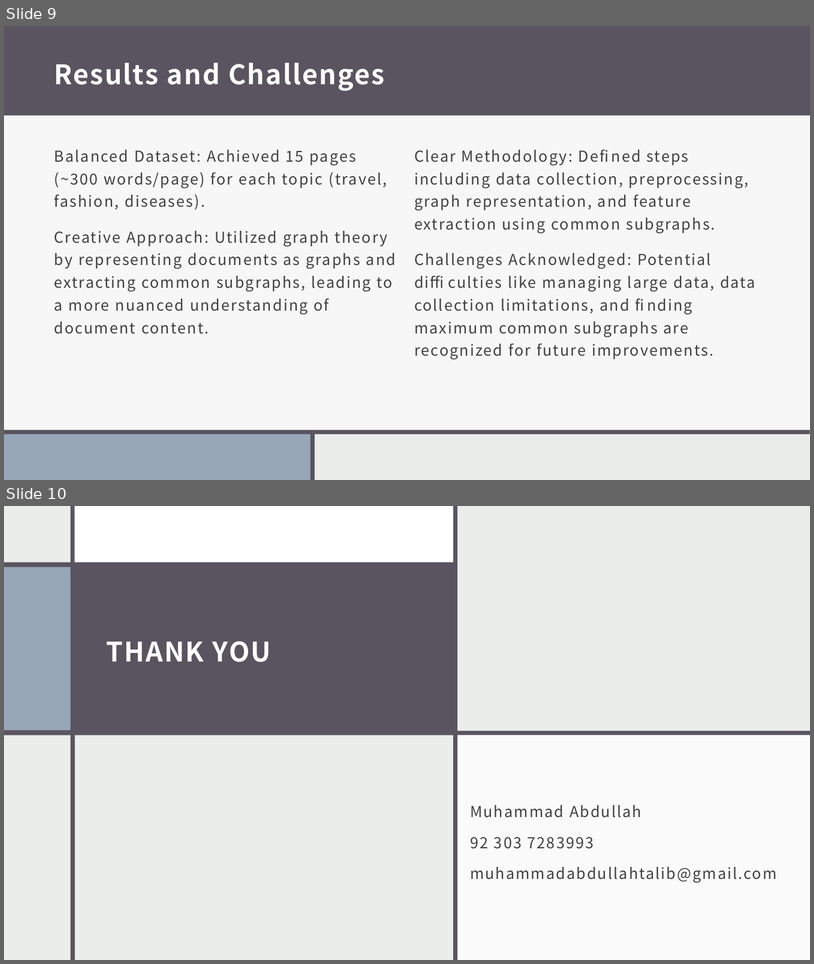
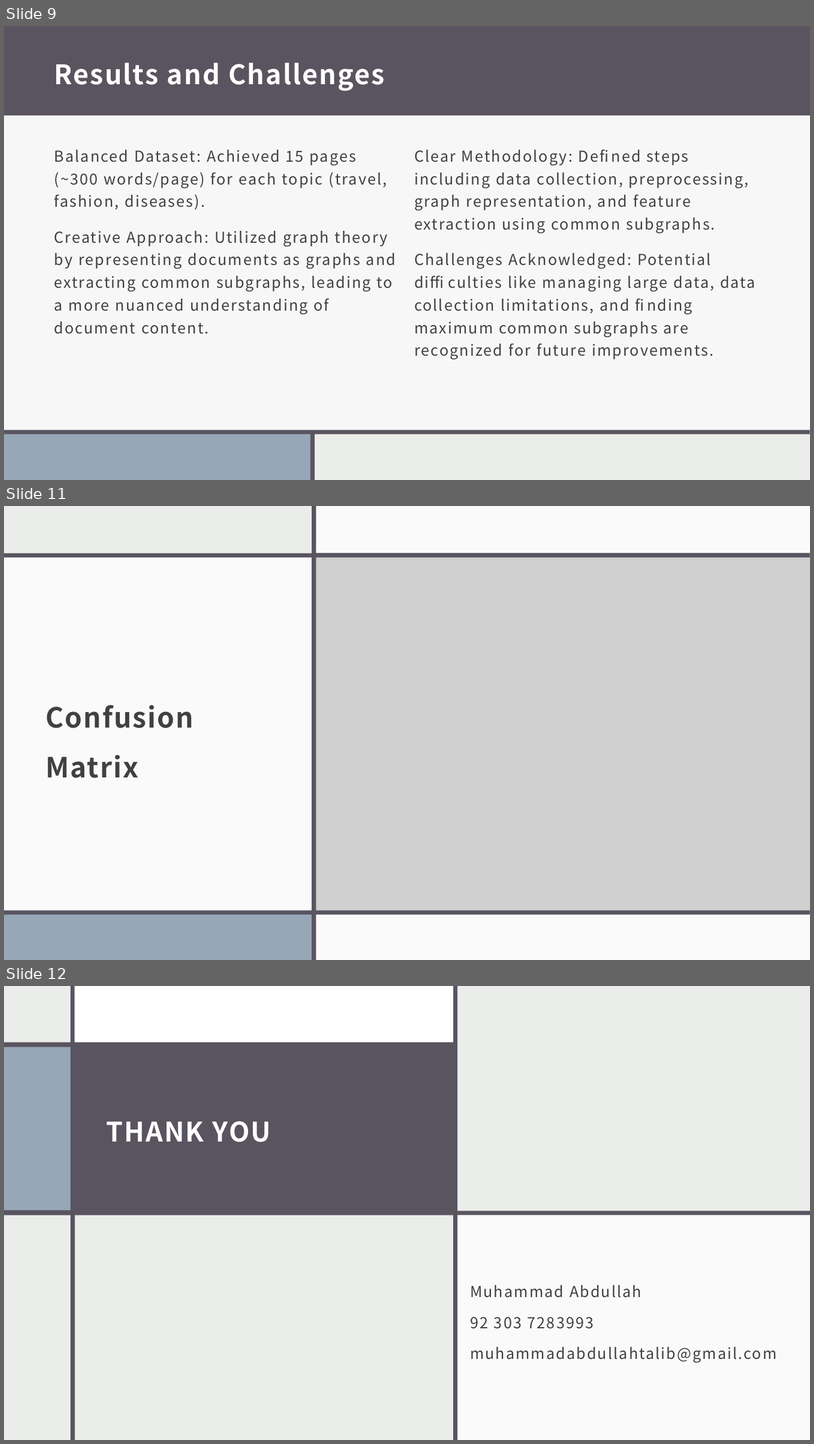
Before and after one commit to muhammadabdullah660/Graph-Based-Classification, a slide deck: Documentation/Slides.pptx. Shown one above the other, each under a label of ours: slides 9 and 10 before the commit, slides 9, 11 and 12 after it; the slides between them are not shown. The pictures are 814x964 and 814x1444 pixels, drawn with LibreOffice and Linux fonts; fonts in the diff are those of the drawing; grey boxes stand for pictures. Boxes give left, top, right and bottom in pixels: in the first picture for what was removed or moved away, otherwise in the second. Text is boxed around its words. In the diff, an @@ line names an element or a change of style, - is before the commit and + after.

```diff
--- a/Documentation/Slides.pptx
+++ b/Documentation/Slides.pptx
@@ slide 11 added at [4,506,810,960], background #EBEDEB; not listed: 3 template elements that a slide beside it also shows @@
@@ rectangle added at [4,506,810,960], fill #EBEDEB @@
@@ rectangle added at [312,507,316,960], fill #595460 @@
@@ rectangle added at [312,506,316,960], fill #595460 @@
@@ rectangle added at [314,506,810,557], fill #FFFFFF at 75% opacity @@
@@ rectangle added at [316,506,810,960], fill #FFFFFF at 75% opacity @@
@@ rectangle added at [4,556,311,913], fill #FFFFFF at 75% opacity @@
@@ rectangle added at [4,553,810,558], fill #595460 @@
@@ picture added at [315,553,810,913] @@
@@ rectangle added at [4,565,810,654], fill #595460 @@
@@ rectangle added at [4,570,71,650], fill #97A7B8 @@
@@ rectangle added at [73,647,810,960], fill #FFFFFF at 75% opacity @@
@@ title added at [45,705,194,778], 33 pt, text #404040, bold @@
+Confusion Matrix
@@ rectangle added at [4,913,312,960], fill #97A7B8 @@
@@ rectangle added at [4,910,810,915], fill #595460 @@
@@ rectangle added at [316,914,810,960], fill #FFFFFF at 75% opacity @@
@@ what was slide 10 is now slide 12 @@
```
Also in this commit, not shown: 1 other slide added, 3 other files.
